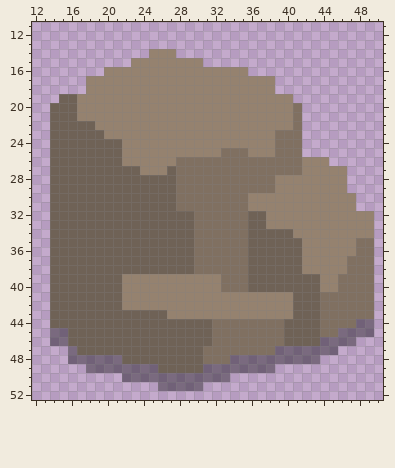
Pixel-art sprite: img/stones/stone01.png. The picture above was drawn from the file before the commit.
The file is 64x64 pixels. Shown: x 12..50, y 11..52.
Once edited:
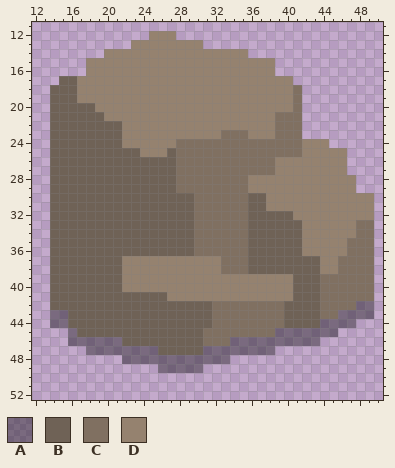
Palette (. is transparent): A #00000060  B #6f6256  C #807061  D #95826f
The exact change:
Colour B gives way to colour A in rows 43 to 44 at x 14 to 15; in row 45 at x 16 and 40 to 43; in row 46 at x 16 to 21 and 40 to 43; in row 47 at x 18 to 25; in row 48 at x 22 to 30; in row 49 at x 26 to 30.
Colour C gives way to colour A in row 42 at x 48 to 49; in row 43 at x 46 to 49; in row 44 at x 44 to 47; in row 45 at x 39 and 44 to 45; in row 46 at x 34 to 39; in row 47 at x 31 to 38.
Colour C gives way to colour A in row 48 at x 31 to 33.
The edit adds colour B in row 17 at x 15 to 16; in row 18 at x 14 to 16; in row 19 at x 14.
Colour C gives way to colour B in rows 30 to 31 at x 28 to 29.
Colour D gives way to colour B in row 20 at x 17 to 18; in row 21 at x 17 to 19; in row 22 at x 19 to 21; in row 23 at x 20 to 21; in row 25 at x 22 to 23 and 27; in row 26 at x 22 to 27.
Colour D gives way to colour B in row 27 at x 24 to 26; in rows 30 to 31 at x 36 to 37; in row 32 at x 38 to 40; in row 33 at x 38 to 41; in row 34 at x 41; in rows 37 to 38 at x 42 to 43.
Colour D gives way to colour B in row 41 at x 22 to 26; in row 42 at x 22 to 31 and 40; in row 43 at x 27 to 31 and 40.
The edit adds colour C in rows 18 to 19 at x 41.
Colour B gives way to colour C in rows 45 to 46 at x 31.
Colour D gives way to colour C in rows 21 to 22 at x 39 to 40; in row 23 at x 33 to 35; in row 24 at x 28 to 38; in row 25 at x 28 to 32 and 36 to 38; in rows 33 to 34 at x 48 to 49; in rows 35 to 36 at x 47.
Colour D gives way to colour C in rows 37 to 38 at x 46; in rows 39 to 40 at x 44 to 45; in rows 42 to 43 at x 32 to 39.
The edit adds colour D in row 12 at x 25 to 27; in row 13 at x 23 to 30; in row 14 at x 20 to 24 and 28 to 35; in row 15 at x 18 to 22 and 31 to 38; in row 16 at x 18 to 19 and 36 to 38; in rows 17 to 18 at x 17 and 39 to 40.
The edit adds colour D in row 24 at x 42 to 44; in row 25 at x 42 to 46; in row 26 at x 45 to 46; in rows 28 to 29 at x 47; in rows 30 to 31 at x 48 to 49.
Colour B gives way to colour D in rows 37 to 38 at x 22 to 29; in rows 39 to 40 at x 36 to 40.
Colour C gives way to colour D in rows 26 to 27 at x 39 to 41; in rows 28 to 29 at x 36 to 38; in rows 37 to 38 at x 30 to 32; in rows 39 to 40 at x 33 to 35.
Colour A is gone in row 44 at x 48 to 49; in row 45 at x 14 to 15 and 46 to 49; in row 46 at x 14 to 15 and 44 to 47; in row 47 at x 16 and 39 to 45; in row 48 at x 16 to 21 and 34 to 43; in row 49 at x 18 to 25 and 31 to 38.
Colour A is gone in row 50 at x 22 to 33; in row 51 at x 26 to 30.
Colour B is gone in row 47 at x 17.
Where, in picture pixels (left, top, right, bottom), the same in both pictures:
changed: (50, 31, 374, 391)
